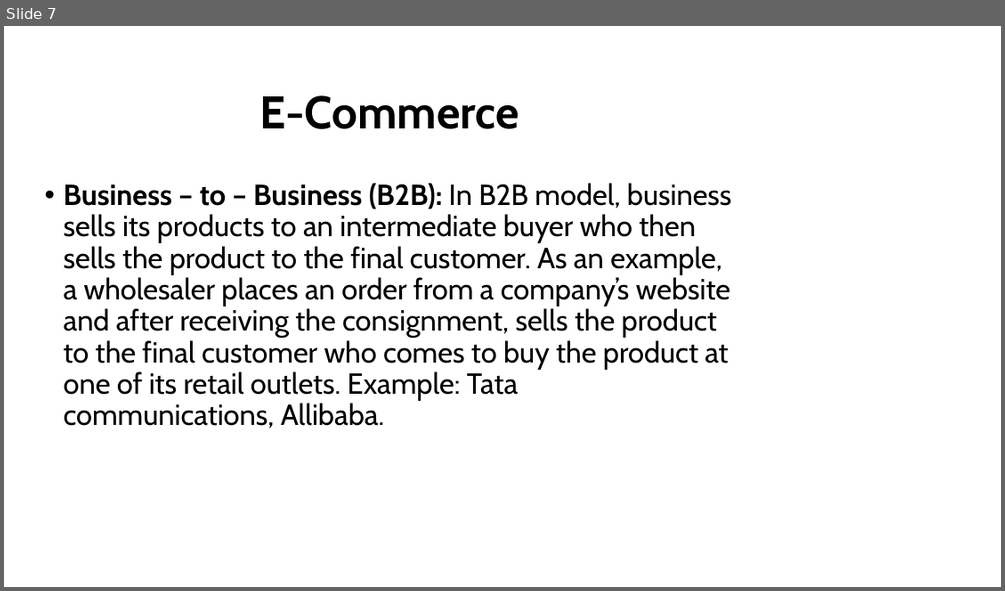
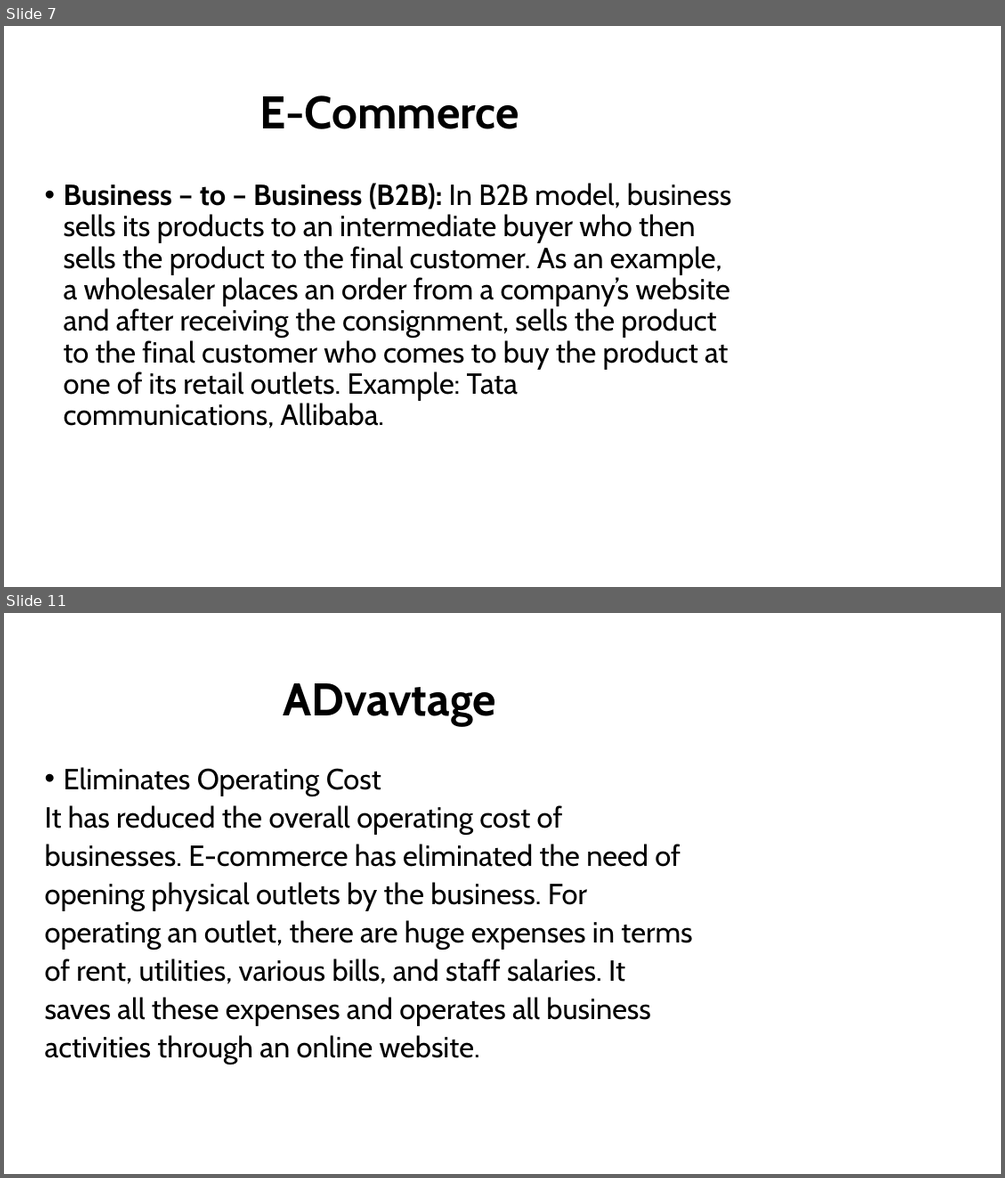
Before and after one commit to nischalpandey/PUBLIC_ASSETS, a slide deck: E-Commerce.pptx. Shown one above the other, each under a label of ours: slide 7 before the commit, slides 7 and 11 after it; the slides between them are not shown. The pictures are 1005x591 and 1005x1178 pixels, drawn with LibreOffice and Linux fonts; fonts in the diff are those of the drawing; background and template pictures are left out. Boxes give left, top, right and bottom in pixels: in the first picture for what was removed or moved away, otherwise in the second. Text is boxed around its words. In the diff, an @@ line names an element or a change of style, - is before the commit and + after.

```diff
--- a/E-Commerce.pptx
+++ b/E-Commerce.pptx
@@ slide 11 added at [4, 613, 1001, 1174], background picture (left out) @@
@@ title added at [283, 683, 496, 725], 44 pt, text #000000, bold @@
+ADvavtage
@@ text added at [45, 767, 692, 1064], 28 pt, text #000000 @@
+• Eliminates Operating Cost
+It has reduced the overall operating cost of
+businesses. E-commerce has eliminated the need of
+opening physical outlets by the business. For
+operating an outlet, there are huge expenses in terms
+of rent, utilities, various bills, and staff salaries. It
+saves all these expenses and operates all business
+activities through an online website.
```
Also in this commit, not shown: 3 slides changed, 8 other slides added.
